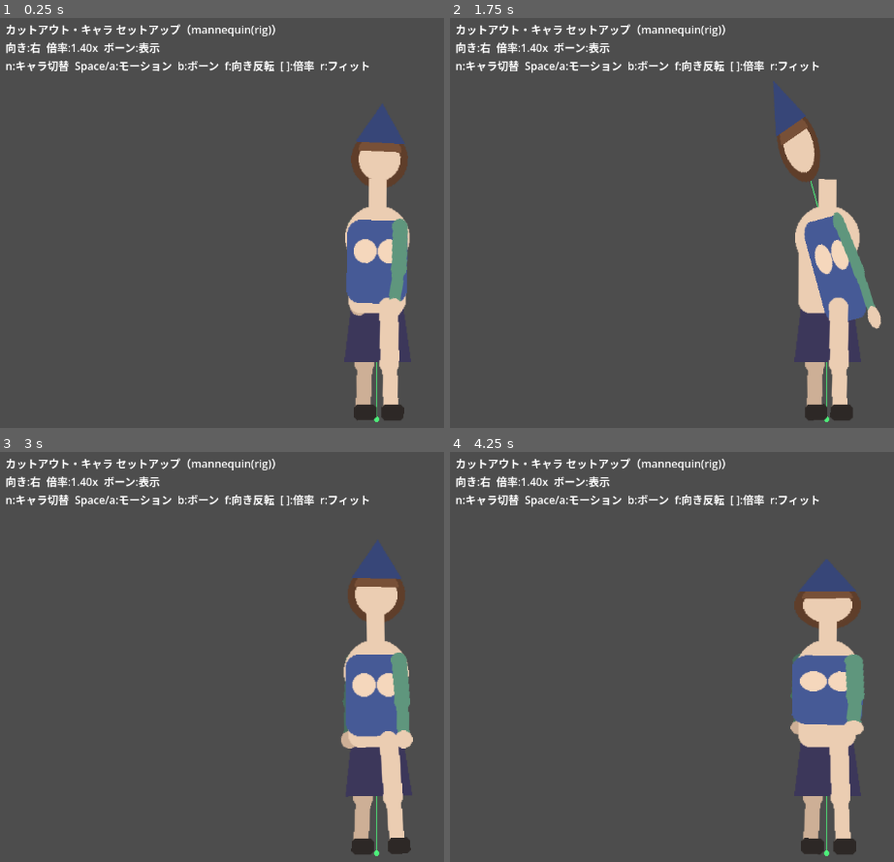
Above: before the commit, frames 1-4 (two rows, left to right).
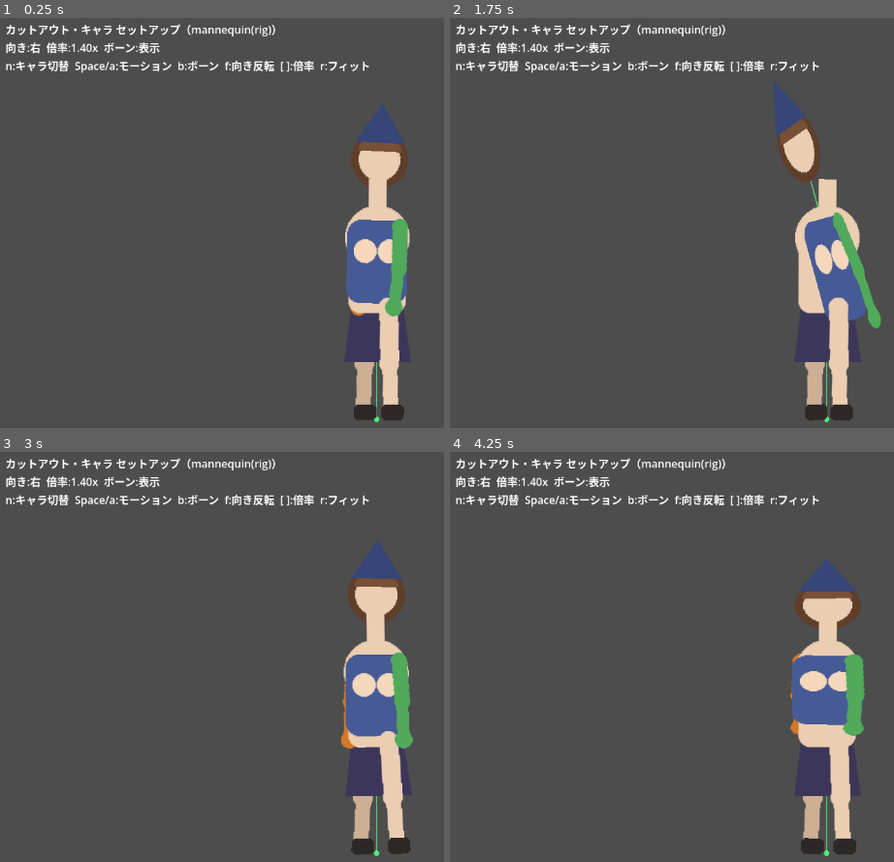
Above: after the commit, the same moments.

Repository: kyamamoto5963/5001_KeyInputGame
Game: Godot game, scene res://scenes/char_setup/char_setup.tscn
Two runs of this game, one before a commit and one after it. Both use one fixed random seed, a clock stepped at 60 frames per second and the inputs below. This scene is started directly instead of the project's main scene.
Inputs:
- Up to frame 1 (0.25 s): no input
- Up to frame 2 (1.75 s): tap Enter (confirm) at 0.5, 0.6 s; hold Up (move_up) from 0.53 s (still down); tap Space at 0.77, 1.52 s; tap W (end_turn) at 1.35 s
- Up to frame 3 (3 s): release Up (move_up) at 2.03 s; hold Left (move_left) from 2.03 s (still down); tap Q (face) at 2.1 s; tap R (parry_attack) at 2.85 s
- Up to frame 4 (4.25 s): tap Space at 3.02, 3.77 s; release Left (move_left) at 3.53 s; hold Down (move_down) from 3.53 s (still down); tap I at 3.6 s

The runs differ from the first frame. In frame 1, 0.8% of the frame differs, in the area x 78-92%, y 48-73%; in frame 2, 0.7%; in frame 3, 0.9%, in the area x 76-94%, y 48-73%; in frame 4, 0.8%.

Commit message:
feat(char-rig): facing反転時に左右の腕脚の前後(z)を入れ替え
- 振り返り意味づけ: 向いた側の腕脚を手前に出す（右向き=左腕前/左向き=右腕前）
- CutoutCharacter に _build_limb_pairs / _apply_limb_depth を追加し set_facing で適用
- 検証用に仮パーツの腕を左=緑/右=オレンジへ識別色変更

docs/12 §5.3「facingと奥/手前」の z入れ替えを実装。

Co-Authored-By: Claude Opus 4.8 <noreply@anthropic.com>

Diff:
--- a/dev/scripts/cutout_character.gd
+++ b/dev/scripts/cutout_character.gd
@@ -23,6 +23,7 @@
 var _neck: Node2D
 var _chest_rest := Vector2.ZERO         # 胸ボーンの基準位置（揺れはここからのオフセット）
 var _bones := {}                        # リグ方式: name -> Node2D（legacyでは空）
+var _limb_pairs := []                    # facingで前後入れ替える左右ペア [{r,l,far,near}]
 var _sprites := {}
 var _joints := {}                       # name -> 元キャンバス座標(Vector2)
 var _facing := 1                        # +1=右 / -1=左
@@ -148,8 +149,35 @@
 		_sprites[slot] = s
 		_content_top = min(_content_top, _v2(bones_def[attach]["pos"]).y - anchor.y)
 
+	_build_limb_pairs()
+	_apply_limb_depth()
 	_built = true
 	return true
+
+
+# 左右の腕脚を前後ペアとして登録（facing反転で z を入れ替えるため）。
+func _build_limb_pairs() -> void:
+	_limb_pairs = []
+	for base in ["arm_upper", "arm_fore", "hand", "leg_thigh", "leg_shin", "foot"]:
+		var sr: Sprite2D = _sprites.get(base + "_r")
+		var sl: Sprite2D = _sprites.get(base + "_l")
+		if sr != null and sl != null:
+			_limb_pairs.append({
+				"r": sr, "l": sl,
+				"far": mini(sr.z_index, sl.z_index),   # 奥
+				"near": maxi(sr.z_index, sl.z_index),   # 手前
+			})
+
+
+# キャラが向いている側の腕脚を手前に（振り返り＝前後入れ替え）。
+func _apply_limb_depth() -> void:
+	for p in _limb_pairs:
+		if _facing > 0:
+			p["r"].z_index = p["far"]
+			p["l"].z_index = p["near"]
+		else:
+			p["r"].z_index = p["near"]
+			p["l"].z_index = p["far"]
 
 
 ## 原画の全高(px・未スケール)。足元〜最上部パーツ。表示倍率の自動フィットに使う。
@@ -162,6 +190,7 @@
 		_facing = signi(f)
 	if _built:
 		_apply_rig_transform()
+		_apply_limb_depth()
 
 
 func set_display_scale(s: float) -> void:
Binary file changed: dev/assets/char/parts/arm_fore_l/fa_l.png
Binary file changed: dev/assets/char/parts/arm_fore_r/fa_r.png
Binary file changed: dev/assets/char/parts/arm_upper_l/ua_l.png
Binary file changed: dev/assets/char/parts/arm_upper_r/ua_r.png
Binary file changed: dev/assets/char/parts/hand_l/hand_l.png
Binary file changed: dev/assets/char/parts/hand_r/hand_r.png
